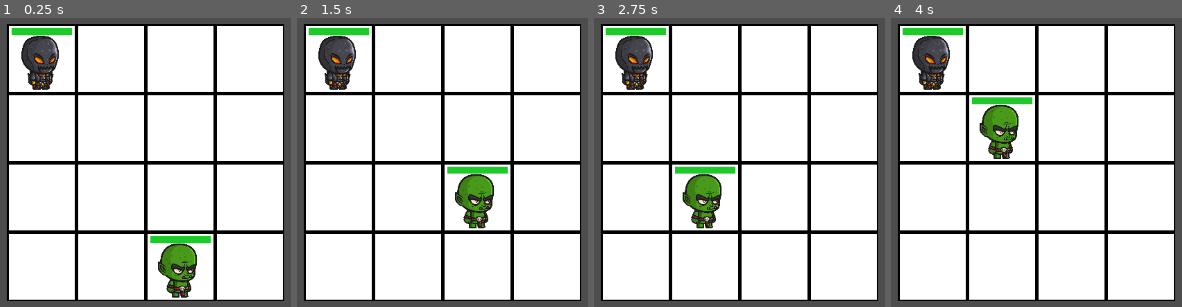
Above: before the commit, frames 1-4 (left to right).
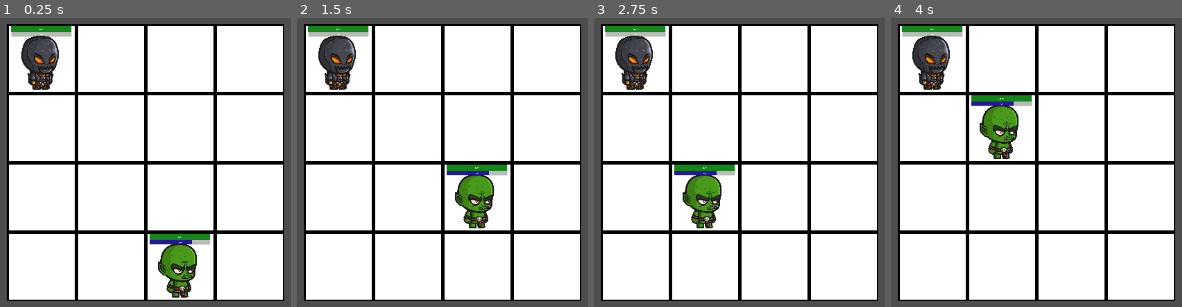
Above: after the commit, the same moments.

Repository: PM-Micael/Project-Dungeon-Life
Game: Godot game, scene res://game.tscn
The game is run twice, just before and just after one commit, with the same random seed, the same clock (stepped at 60 frames per second) and the same inputs.
Inputs:
- Up to frame 1 (0.25 s): no input
- Up to frame 2 (1.5 s): tap Enter at 0.5 s
- Up to frame 3 (2.75 s): tap Space at 2 s
- Up to frame 4 (4 s): tap Enter at 2.75 s; tap Space at 3.5 s

The runs differ from the first frame. In frame 1, 1.6% of the frame differs, in the area x 3-73%, y 2-79%; in frame 2, 1.6%, in the area x 3-73%, y 2-55%; in frame 3, 1.6%; in frame 4, 1.6%.

Commit message:
Gor rid of the health bar in the health component and added a separate ui node that is displaying health and weapon energy.

Diff:
--- a/Components/Entity_Components/attack_component.gd
+++ b/Components/Entity_Components/attack_component.gd
@@ -18,7 +18,7 @@
 func attack_target(target: Entity):
 	pre_attack_target.emit()
 
-	var target_health_bar: HealthBarComponent = target.get_node_or_null("Components/HealthComponent/HealthBar")
+	var target_health_bar: HealthComponent = target.health_component
 	if target_health_bar != null:
 		target_health_bar.take_damage(entity_parent)
 
--- /dev/null
+++ b/Components/Entity_Components/health_component.gd
@@ -0,0 +1,24 @@
+extends Node2D
+class_name  HealthComponent
+
+@onready var parent_entity: Entity = get_parent().get_parent()
+@onready var health_bar:  = get_parent().get_parent().get_node_or_null("UIComponents/HealthBar")
+
+@export var max_health: int = 10
+@export var current_health: int
+
+var is_alive: bool = true
+
+func _ready() -> void:
+	current_health = max_health
+	health_bar.max_value = max_health
+	health_bar.value = current_health
+
+func take_damage(attacker: Entity):
+	current_health -= attacker.attack_component.attack_damage
+	current_health = clamp(current_health, 0, max_health)
+
+	health_bar.value = current_health
+
+	if current_health <= 0:
+		is_alive = false
--- a/Components/Entity_Components/health_component.tscn
+++ b/Components/Entity_Components/health_component.tscn
@@ -1,17 +1,6 @@
 [gd_scene format=3 uid="uid://b1074i86ytmwl"]
 
-[ext_resource type="Script" uid="uid://2x8ddxfu1kae" path="res://Components/Entity_Components/health_bar.gd" id="1_owq08"]
-
-[sub_resource type="StyleBoxFlat" id="StyleBoxFlat_fc0e3"]
-bg_color = Color(0.1254902, 0.7882353, 0.16862746, 1)
+[ext_resource type="Script" uid="uid://c3so17mde6k54" path="res://Components/Entity_Components/health_component.gd" id="1_owq08"]
 
 [node name="HealthComponent" type="Node2D" unique_id=1983591510]
-
-[node name="HealthBar" type="ProgressBar" parent="." unique_id=120960680]
-offset_left = -286.667
-offset_top = -293.333
-offset_right = 293.333
-offset_bottom = -226.6665
-theme_override_styles/fill = SubResource("StyleBoxFlat_fc0e3")
-show_percentage = false
 script = ExtResource("1_owq08")
--- a/Components/Entity_Components/weapon_component.gd
+++ b/Components/Entity_Components/weapon_component.gd
@@ -6,6 +6,7 @@
 var weapon_energy_gained_on_attack: int = 10
 
 var added_attack_damage_multiplier: int
+var weapon_energy_bar: ProgressBar
 
 # Character -> Components -> WeaponSlotComponent -> Weapon -> Components -> WeaponComponent
 @onready var entity_holding_weapon: Entity = get_parent().get_parent().get_parent().get_parent().get_parent()
@@ -14,8 +15,16 @@
 	# This might not be needed when I start spawning in nodes from config files and database
 	await get_tree().process_frame
 
+	set_weapon_energy_bar()
+
 	entity_holding_weapon.attack_component.pre_attack_target.connect(_prep_attack)
 	entity_holding_weapon.attack_component.post_attack_target.connect(_finish_attack)
+
+func set_weapon_energy_bar():
+		weapon_energy_bar = entity_holding_weapon.ui_components_weapon_energy_bar
+
+		weapon_energy_bar.max_value = max_weapon_energy
+		weapon_energy_bar.value = current_weapon_energy
 
 func _prep_attack():
 	entity_holding_weapon.attack_component.weapon_added_multiplier += added_attack_damage_multiplier
@@ -25,11 +34,12 @@
 	entity_holding_weapon.attack_component.weapon_added_multiplier -= added_attack_damage_multiplier
 
 func adjust_energy():
-	current_weapon_energy += weapon_energy_gained_on_attack
-	print("Weapon energy at: " + str(current_weapon_energy) + "/" + str(max_weapon_energy))
+	current_weapon_energy += weapon_energy_gained_on_attack # Changing both bar and value might be conveluted
 	if current_weapon_energy >= max_weapon_energy:
 		_weapon_skill()
 		current_weapon_energy = 0
 
+	weapon_energy_bar.value = current_weapon_energy
+
 func _weapon_skill():
 	print("Using [weapon_skill]")
--- /dev/null
+++ b/Scenes/UI/ui_components.tscn
@@ -0,0 +1,34 @@
+[gd_scene format=3 uid="uid://lt1yq282yuqo"]
+
+[ext_resource type="Script" uid="uid://dvtk6u2t8tonu" path="res://Scripts/ui_components.gd" id="1_rwbe0"]
+
+[sub_resource type="StyleBoxFlat" id="StyleBoxFlat_rwbe0"]
+bg_color = Color(0.078431375, 0.52156866, 0.09803922, 1)
+
+[sub_resource type="StyleBoxFlat" id="StyleBoxFlat_ajbjq"]
+bg_color = Color(0.14901961, 0.08627451, 0.6, 1)
+
+[node name="UIComponents" type="Control" unique_id=207219878]
+layout_mode = 3
+anchors_preset = 0
+offset_right = 40.0
+offset_bottom = 40.0
+script = ExtResource("1_rwbe0")
+
+[node name="HealthBar" type="ProgressBar" parent="." unique_id=1922742722]
+layout_mode = 0
+offset_left = -290.0
+offset_top = -310.0
+offset_right = 290.0
+offset_bottom = -250.0
+theme_override_styles/fill = SubResource("StyleBoxFlat_rwbe0")
+
+[node name="WeaponEnergyProgressBar" type="ProgressBar" parent="." unique_id=236322045]
+layout_mode = 0
+offset_left = -290.0
+offset_top = -250.0
+offset_right = 290.0
+offset_bottom = -210.0
+theme_override_colors/font_color = Color(1, 1, 1, 1)
+theme_override_colors/font_outline_color = Color(0, 0, 0, 1)
+theme_override_styles/fill = SubResource("StyleBoxFlat_ajbjq")
--- a/Scenes/goblin.tscn
+++ b/Scenes/goblin.tscn
@@ -10,6 +10,7 @@
 [ext_resource type="Script" uid="uid://blujcncb1d3m2" path="res://Scenes/weapon_slot_component.gd" id="8_o6mmh"]
 [ext_resource type="Script" uid="uid://cwjg31qd1vm1p" path="res://Scenes/Weapon/burst_staff.gd" id="9_ajbjq"]
 [ext_resource type="PackedScene" uid="uid://sq5eqop82gaj" path="res://Components/Entity_Components/weapon_component.tscn" id="10_p60ou"]
+[ext_resource type="PackedScene" uid="uid://lt1yq282yuqo" path="res://Scenes/UI/ui_components.tscn" id="11_p60ou"]
 
 [node name="Goblin" type="Node2D" unique_id=1568172664]
 scale = Vector2(0.15, 0.15)
@@ -20,8 +21,6 @@
 texture = ExtResource("2_2gt0r")
 
 [node name="Components" type="Node2D" parent="." unique_id=1766493955]
-
-[node name="HealthComponent" parent="Components" unique_id=1983591510 instance=ExtResource("3_ep384")]
 
 [node name="MovmentComponent" parent="Components" unique_id=565826085 instance=ExtResource("4_2gt0r")]
 
@@ -40,3 +39,7 @@
 [node name="Components" type="Node2D" parent="Components/WeaponSlotComponent/BurstStaff" unique_id=299256302]
 
 [node name="WeaponComponent" parent="Components/WeaponSlotComponent/BurstStaff/Components" unique_id=47458186 instance=ExtResource("10_p60ou")]
+
+[node name="HealthComponent" parent="Components" unique_id=1983591510 instance=ExtResource("3_ep384")]
+
+[node name="UIComponents" parent="." unique_id=207219878 instance=ExtResource("11_p60ou")]
--- a/Scenes/golem.tscn
+++ b/Scenes/golem.tscn
@@ -6,8 +6,9 @@
 [ext_resource type="PackedScene" uid="uid://c5iw7v64su0bm" path="res://Components/Entity_Components/movment_component.tscn" id="4_3yf8f"]
 [ext_resource type="PackedScene" uid="uid://bt0k1c3or1h5r" path="res://Components/Entity_Components/attack_component.tscn" id="6_t2gh5"]
 [ext_resource type="Texture2D" uid="uid://cbsnn77s3ygpe" path="res://Assets/0_Golem_Idle_000.png" id="7_km5yh"]
+[ext_resource type="PackedScene" uid="uid://lt1yq282yuqo" path="res://Scenes/UI/ui_components.tscn" id="7_t2gh5"]
 
-[node name="Golem" type="CharacterBody2D" unique_id=82236408]
+[node name="Golem" type="Node2D" unique_id=121038861]
 scale = Vector2(0.15, 0.15)
 script = ExtResource("1_t2gh5")
 starting_position = Vector2(-150, -150)
@@ -24,3 +25,5 @@
 
 [node name="Sprite2D" type="Sprite2D" parent="." unique_id=1564971062]
 texture = ExtResource("7_km5yh")
+
+[node name="UIComponents" parent="." unique_id=207219878 instance=ExtResource("7_t2gh5")]
--- a/Scripts/Entities/Entity.gd
+++ b/Scripts/Entities/Entity.gd
@@ -4,14 +4,18 @@
 @export_category("Stats")
 @export var max_health: int = 10
 
+var hostile_team: String
+
 @onready var attack_component: AttackComponent = get_node_or_null("Components/AttackComponent")
-@onready var health_bar: HealthBarComponent = get_node_or_null("Components/HealthComponent/HealthBar")
+@onready var health_component: HealthComponent = get_node_or_null("Components/HealthComponent")
 @onready var movment_component: MovmentComponent = get_node_or_null("Components/MovmentComponent")
 @onready var targeting_component: TargetingComponent = get_node_or_null("Components/TargetingComponent")
 @onready var targetable_component: TargetableComponent = get_node_or_null("Components/TargetableComponent")
 @onready var weapon_slot_component: WeaponSlotComponent = get_node_or_null("Components/WeaponSlotComponent")
 @onready var weapon_component: WeaponComponent = get_node_or_null("Components/WeaponComponent")
-var hostile_team: String
+
+@onready var ui_components_health_bar: ProgressBar = get_node_or_null("UIComponents/HealthBar")
+@onready var ui_components_weapon_energy_bar: ProgressBar = get_node_or_null("UIComponents/WeaponEnergyProgressBar")
 
 @export_category("Other")
 @export var starting_position: Vector2
@@ -21,8 +25,8 @@
 	_set_stats()
 
 func _set_stats():
-	if health_bar != null:
-		health_bar.max_health = max_health
+	if health_component != null:
+		health_component.max_health = max_health
 
 func _physics_process(_delta: float) -> void:
 	_action()
--- /dev/null
+++ b/Scripts/ui_components.gd
@@ -0,0 +1,5 @@
+extends Control
+class_name UIComponents
+
+@onready var health_bar: ProgressBar = get_node_or_null("HealthBar")
+@onready var weapon_energy_bar: ProgressBar = get_node_or_null("WeaponEnergyProgressBar")
--- a/game.tscn
+++ b/game.tscn
@@ -243,7 +243,6 @@
 [node name="Goblin" parent="Board" unique_id=237873964 instance=ExtResource("2_e2o6t")]
 position = Vector2(150, 150)
 
-[node name="Golem" parent="Board" unique_id=82236408 instance=ExtResource("2_feb5d")]
-position = Vector2(-150, -150)
+[node name="Golem" parent="Board" unique_id=121038861 instance=ExtResource("2_feb5d")]
 
 [node name="Camera2D" type="Camera2D" parent="." unique_id=1535000232]
Not shown, added: Components/Entity_Components/health_component.gd.uid
Not shown, added: Scripts/ui_components.gd.uid
